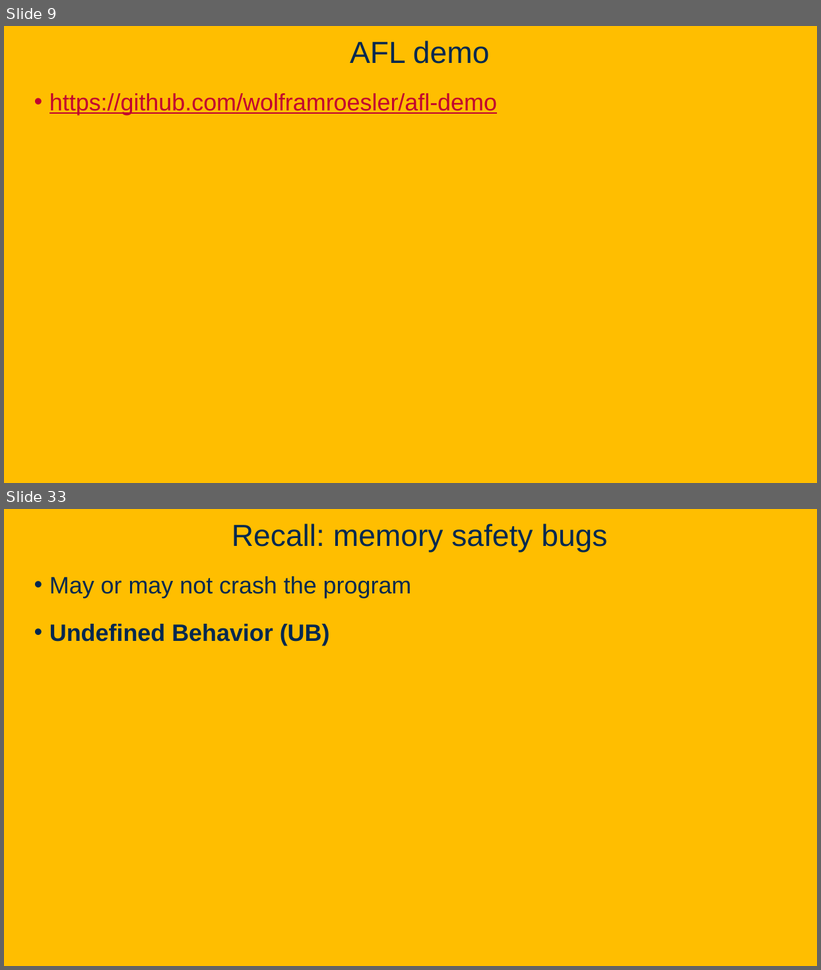
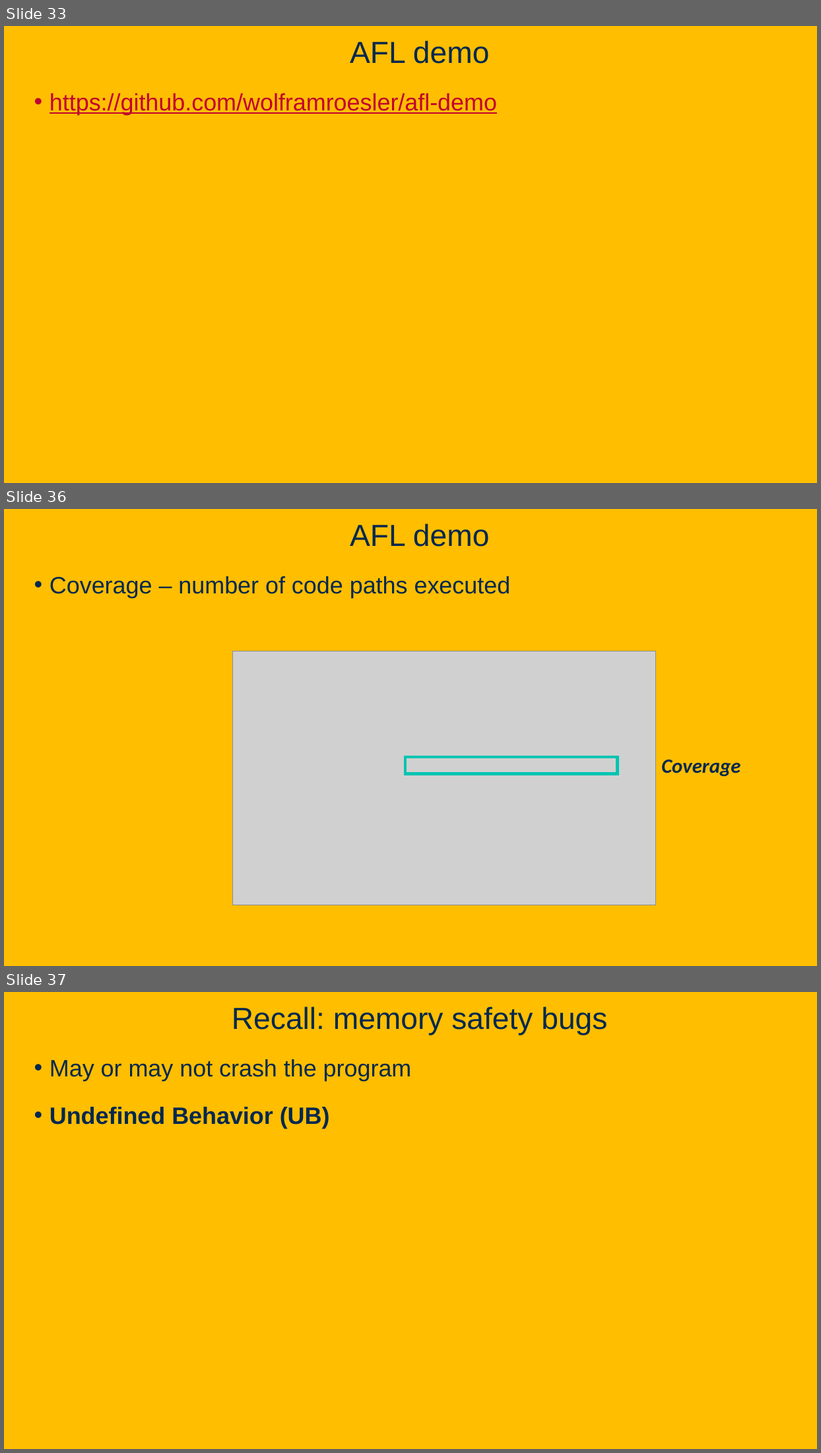
Before and after one commit to davsec-teaching/ecs160-f25, a slide deck: slides/10_fuzzing.pptx. Shown one above the other, each under a label of ours: slides 9 and 33 before the commit, slides 33, 36 and 37 after it; the slides between them are not shown. The pictures are 821x970 and 821x1453 pixels, drawn with LibreOffice and Linux fonts; fonts in the diff are those of the drawing; grey boxes stand for pictures; background and template pictures are left out. Boxes give left, top, right and bottom in pixels: in the first picture for what was removed or moved away, otherwise in the second. Text is boxed around its words. In the diff, an @@ line names an element or a change of style, - is before the commit and + after.

```diff
--- a/slides/10_fuzzing.pptx
+++ b/slides/10_fuzzing.pptx
@@ slide 36 added at (4, 509, 817, 966), background picture (left out) @@
@@ title added at (350, 524, 490, 547), 36 pt, text #022850 @@
+AFL demo
@@ text added at (50, 576, 511, 598), 28 pt, text #022850 @@
+• Coverage – number of code paths executed
@@ picture added at (233, 651, 655, 906) @@
@@ rectangle added at (405, 757, 618, 774), outline #00C4B2 3.25 pt @@
@@ text added at (661, 759, 741, 777), 24 pt, text #022850, bold, italic @@
+Coverage
@@ what was slide 9 is now slide 33 @@
@@ what was slide 33 is now slide 37 @@
```
Also in this commit, not shown: 5 slides changed, 6 other slides added, 2 slides removed.
